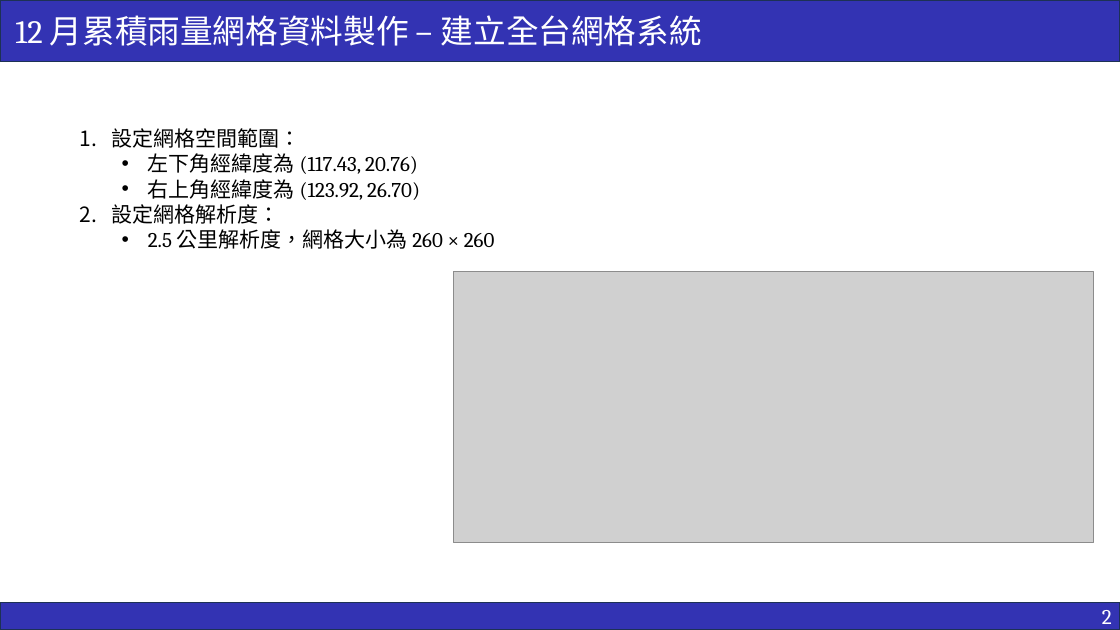
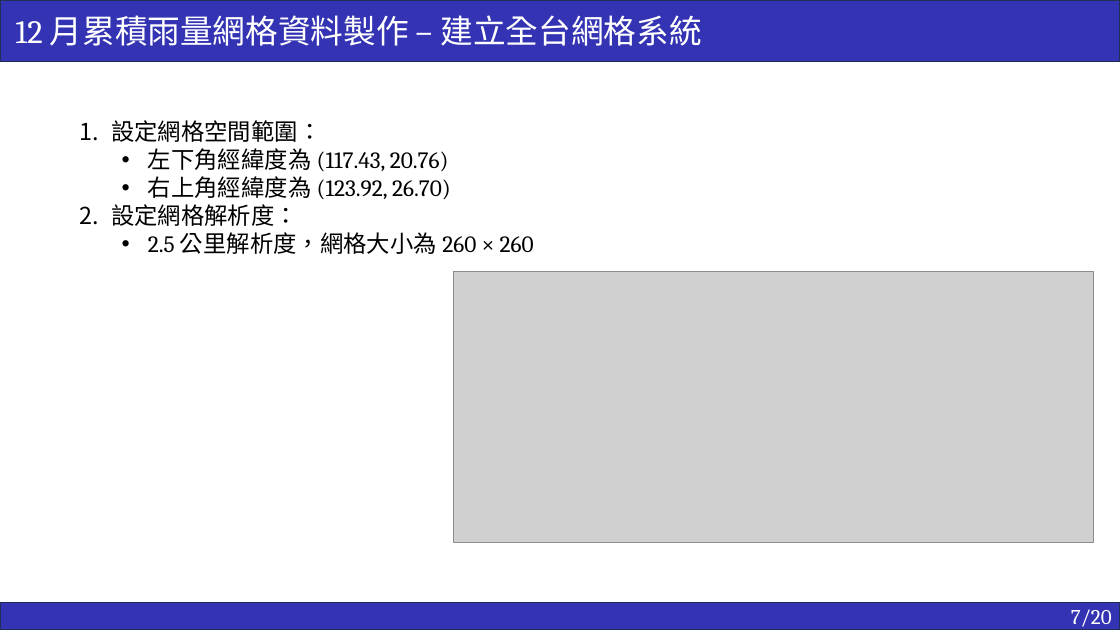
Before and after one commit to ricki0313/rainfall_practice, a slide deck: slide 8 of report/rainfall_report.pptx. Drawn at 1120x630 pixels with LibreOffice and Linux fonts; fonts in the diff are those of the drawing; grey boxes stand for pictures. Boxes give left, top, right and bottom in pixels: in the first picture for what was removed or moved away, otherwise in the second. Text is boxed around its words. In the diff, an @@ line names an element or a change of style, - is before the commit and + after.

```diff
--- a/report/rainfall_report.pptx
+++ b/report/rainfall_report.pptx
@@ text "設定網格空間範圍：": place and size @@
-text "設定網格空間範圍：" at bbox=[111, 128, 495, 249]
+text "設定網格空間範圍：" at bbox=[111, 120, 534, 254]
@@ text "設定網格空間範圍：" at bbox=[111, 120, 534, 254]: size 18 to 20 pt @@
@@ text in rectangle at bbox=[1071, 609, 1112, 630]: text changed @@
-2
+7/20
```
Also in this commit, not shown: 15 other slides changed, 5 slides added, 1 slide removed, 4 other files.
